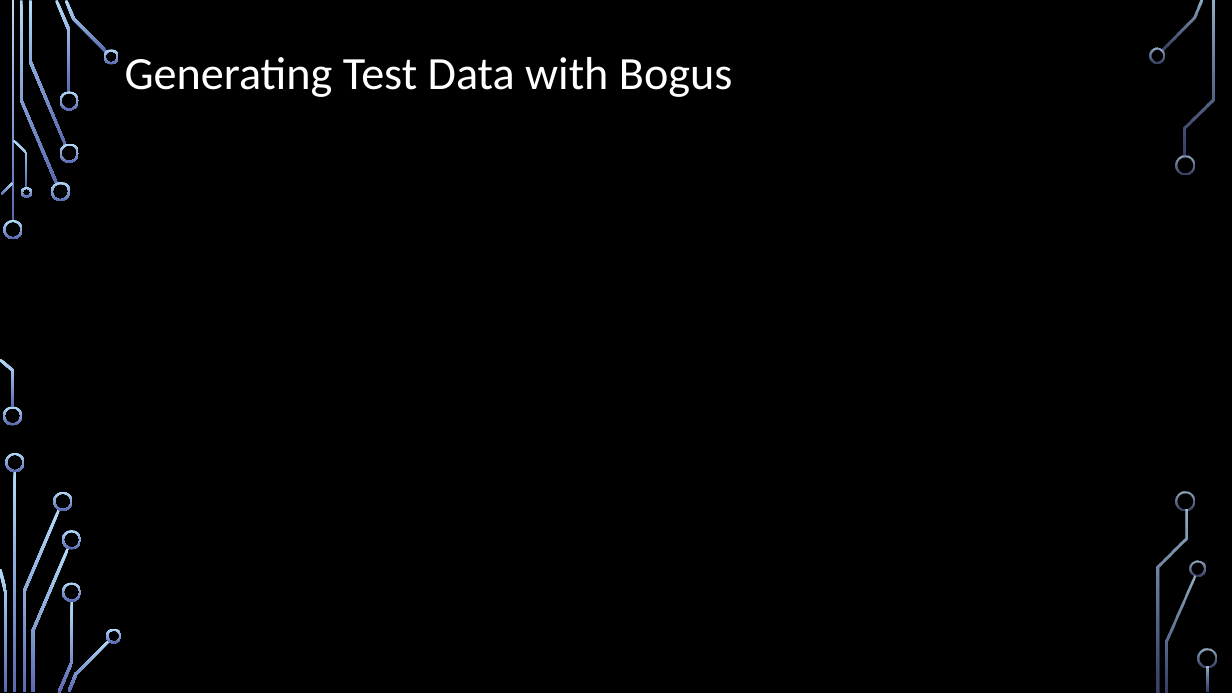
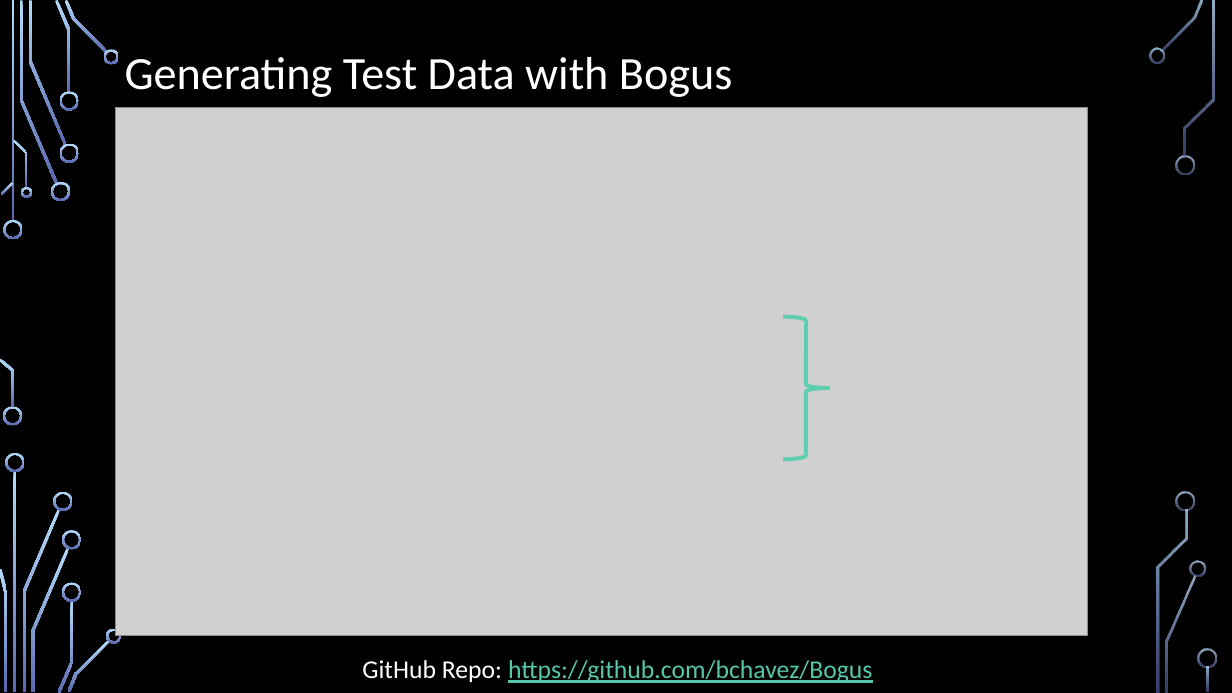
Before and after one commit to IntegerMan/SoftwareQualityTalk, a slide deck: slide 26 of Software Quality Recipes for Legacy.pptx. Drawn at 1232x693 pixels with LibreOffice and Linux fonts; fonts in the diff are those of the drawing; grey boxes stand for pictures; background and template pictures are left out. Boxes give left, top, right and bottom in pixels: in the first picture for what was removed or moved away, otherwise in the second. Text is boxed around its words. In the diff, an @@ line names an element or a change of style, - is before the commit and + after.

```diff
--- a/Software Quality Recipes for Legacy.pptx
+++ b/Software Quality Recipes for Legacy.pptx
@@ picture added at (116,108,1088,636) @@
@@ right brace added at (784,317,829,459), outline #5DCEAF 3 pt @@
@@ text added at (362,660,872,683), 20 pt, text #56C7AA, underline @@
+  GitHub Repo: https://github.com/bchavez/Bogus
```
Also in this commit, not shown: 2 other files.
